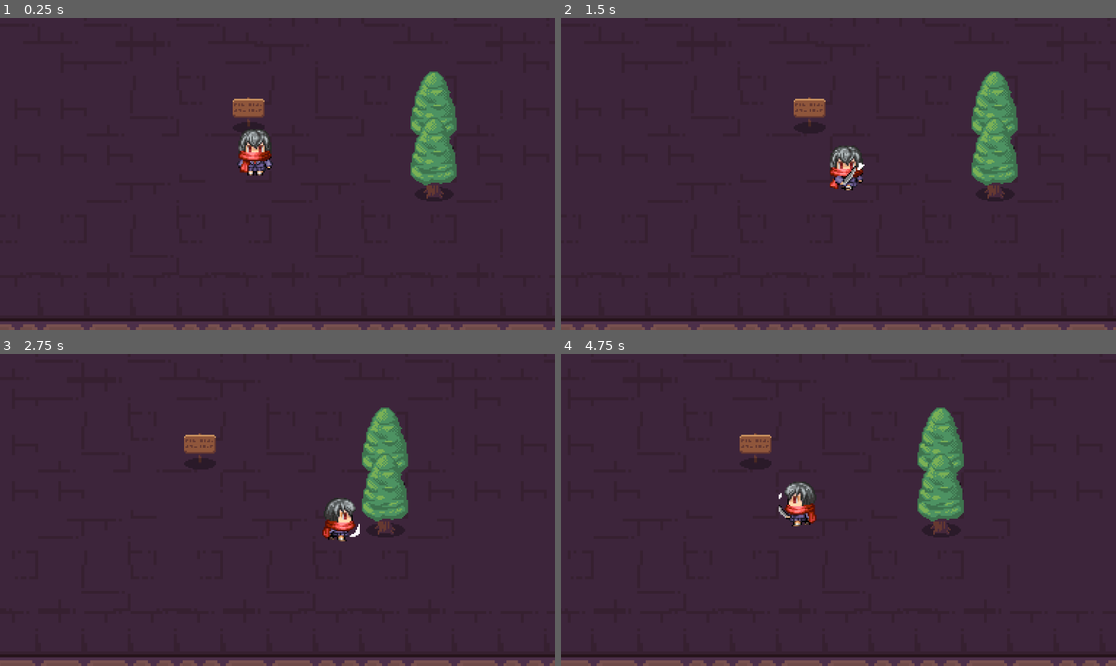
Above: before the commit, frames 1-4 (two rows, left to right).
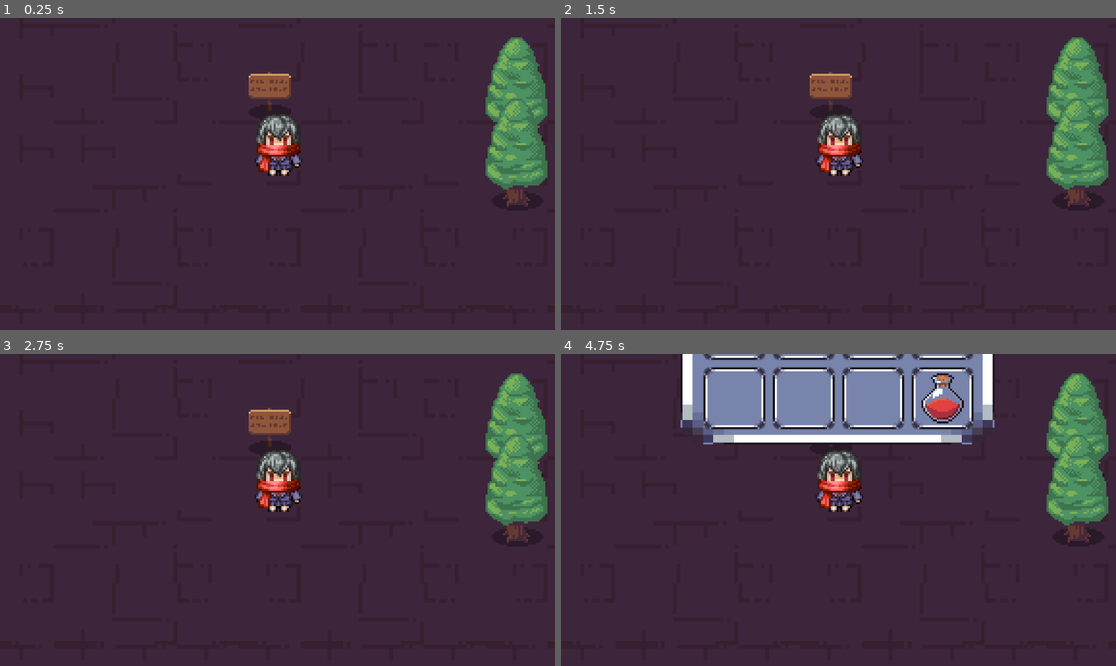
Above: after the commit, the same moments.

Repository: HearTh13/Godot-Project
Game: Godot game, scene res://Scene/Dungeon1.tscn
Two runs of this game, one before a commit and one after it. Both use one fixed random seed, a clock stepped at 60 frames per second and the inputs below.
Inputs:
- Up to frame 1 (0.25 s): no input
- Up to frame 2 (1.5 s): tap Enter at 0.5 s; hold Right (ui_right) 0.53-1.28 s; tap F (Attack, bound only before the commit) at 0.6, 1.35 s; hold Down (ui_down) from 1.28 s (still down)
- Up to frame 3 (2.75 s): release Down (ui_down) at 2.03 s; hold Right (ui_right) from 2.03 s (still down); hold Shift (Run) from 2.03 s (still down); tap F (Attack, bound only before the commit) at 2.3 s
- Up to frame 4 (4.75 s): release Right (ui_right) at 2.78 s; release Shift (Run) at 2.78 s; hold Up (ui_up) 2.78-3.53 s; tap F (Attack, bound only before the commit) at 2.85, 3.6, 4.55 s; hold Left (ui_left) from 3.53 s (still down); tap Q (Inventory, bound only after the commit) at 4.15 s; tap Shift (Run) at 4.35 s

The runs differ from the first frame. In frame 1, 12% of the frame differs, in the area x 0-100%, y 6-100%; in frame 2, 12%; in frame 3, 12%; in frame 4, 26%, in the area x 0-100%, y 0-100%.

Commit message:
Added Inventory but non interactable yet and still have some bugs

Diff:
--- a/Entity/Player.tscn
+++ b/Entity/Player.tscn
@@ -1,8 +1,10 @@
-[gd_scene load_steps=43 format=3 uid="uid://c8pnqpx6je86j"]
+[gd_scene load_steps=45 format=3 uid="uid://c8pnqpx6je86j"]
 
 [ext_resource type="Texture2D" uid="uid://cfubvppbjn5j3" path="res://Assets/Player.png" id="1_lk2m0"]
 [ext_resource type="Script" path="res://Script/Player.gd" id="2_7mqvl"]
+[ext_resource type="Resource" uid="uid://dl0bc30vb40q5" path="res://Inventory/PlayerInventory.tres" id="2_x54qu"]
 [ext_resource type="PackedScene" uid="uid://dstjc70s6j4n5" path="res://Interface/Healthbar.tscn" id="3_m6etg"]
+[ext_resource type="PackedScene" uid="uid://dhs1uj7lj5qci" path="res://Inventory/inv_ui.tscn" id="5_qfo7m"]
 
 [sub_resource type="AtlasTexture" id="AtlasTexture_rmsl6"]
 atlas = ExtResource("1_lk2m0")
@@ -315,6 +317,7 @@
 y_sort_enabled = true
 collision_layer = 3
 script = ExtResource("2_7mqvl")
+inv = ExtResource("2_x54qu")
 
 [node name="AnimatedSprite2D" type="AnimatedSprite2D" parent="."]
 sprite_frames = SubResource("SpriteFrames_bt0ix")
@@ -338,7 +341,7 @@
 wait_time = 0.6
 
 [node name="Dungeon1Camera" type="Camera2D" parent="."]
-zoom = Vector2(3, 3)
+zoom = Vector2(4, 4)
 limit_left = 0
 limit_top = 0
 limit_right = 640
@@ -347,12 +350,8 @@
 drag_horizontal_enabled = true
 drag_vertical_enabled = true
 
-[node name="RegenTime" type="Timer" parent="Dungeon1Camera"]
-wait_time = 5.0
-autostart = true
-
 [node name="Dungeon2Camera" type="Camera2D" parent="."]
-zoom = Vector2(3, 3)
+zoom = Vector2(4, 4)
 limit_left = 0
 limit_top = 0
 limit_right = 640
@@ -362,13 +361,25 @@
 drag_vertical_enabled = true
 
 [node name="Healthbar" parent="." instance=ExtResource("3_m6etg")]
+z_index = 9
 offset_left = -14.0
 offset_top = -37.0
 offset_right = 15.0
 offset_bottom = -35.0
 
+[node name="Inv_UI" parent="." instance=ExtResource("5_qfo7m")]
+z_index = 10
+offset_left = -82.0
+offset_top = -154.0
+offset_right = 81.0
+offset_bottom = -34.0
+
+[node name="RegenTime" type="Timer" parent="."]
+wait_time = 5.0
+autostart = true
+
 [connection signal="body_entered" from="PlayerHitbox" to="." method="_on_player_hitbox_body_entered"]
 [connection signal="body_exited" from="PlayerHitbox" to="." method="_on_player_hitbox_body_exited"]
 [connection signal="timeout" from="DamageCooldown" to="." method="_on_attack_cooldown_timeout"]
 [connection signal="timeout" from="AttackCounter" to="." method="_on_attack_counter_timeout"]
-[connection signal="timeout" from="Dungeon1Camera/RegenTime" to="." method="_on_regen_time_timeout"]
+[connection signal="timeout" from="RegenTime" to="." method="_on_regen_time_timeout"]
--- a/Entity/Slime.tscn
+++ b/Entity/Slime.tscn
@@ -167,8 +167,7 @@
 
 [node name="AnimatedSprite2D" type="AnimatedSprite2D" parent="."]
 sprite_frames = SubResource("SpriteFrames_h0fui")
-animation = &"Idle"
-frame_progress = 0.0097823
+animation = &"Attack"
 offset = Vector2(0, -8)
 
 [node name="DetectionArea" type="Area2D" parent="."]
@@ -191,7 +190,6 @@
 shape = SubResource("CircleShape2D_1fff1")
 
 [node name="DamageCooldown" type="Timer" parent="."]
-wait_time = 0.5
 
 [node name="Healthbar" parent="." instance=ExtResource("3_yrc52")]
 offset_left = -14.0
@@ -199,8 +197,6 @@
 offset_right = 15.0
 offset_bottom = -16.0
 
-[node name="MoveCooldown" type="Timer" parent="."]
-
 [connection signal="body_entered" from="DetectionArea" to="." method="_on_detection_area_body_entered"]
 [connection signal="body_exited" from="DetectionArea" to="." method="_on_detection_area_body_exited"]
 [connection signal="body_entered" from="EnemyHitbox" to="." method="_on_enemy_hitbox_body_entered"]
--- /dev/null
+++ b/Inventory/Inventory.gd
@@ -0,0 +1,4 @@
+extends Resource
+class_name Inv
+
+@export var items: Array[InvItem]
--- /dev/null
+++ b/Inventory/Inventory_Item.gd
@@ -0,0 +1,6 @@
+extends Resource
+
+class_name InvItem
+
+@export var name: String = ""
+@export var texture: Texture2D
--- /dev/null
+++ b/Inventory/Items/Potion.tres
@@ -0,0 +1,9 @@
+[gd_resource type="Resource" script_class="InvItem" load_steps=3 format=3 uid="uid://0dvevxrrrxk3"]
+
+[ext_resource type="Script" path="res://Inventory/Inventory_Item.gd" id="1_5wi0x"]
+[ext_resource type="Texture2D" uid="uid://c3s7pmwcpab3h" path="res://Assets/Potion.png" id="2_7fxhm"]
+
+[resource]
+script = ExtResource("1_5wi0x")
+name = ""
+texture = ExtResource("2_7fxhm")
--- /dev/null
+++ b/Inventory/PlayerInventory.tres
@@ -0,0 +1,8 @@
+[gd_resource type="Resource" script_class="Inv" load_steps=3 format=3 uid="uid://dl0bc30vb40q5"]
+
+[ext_resource type="Resource" uid="uid://0dvevxrrrxk3" path="res://Inventory/Items/Potion.tres" id="1_vsp10"]
+[ext_resource type="Script" path="res://Inventory/Inventory.gd" id="2_42ogj"]
+
+[resource]
+script = ExtResource("2_42ogj")
+items = Array[Resource("res://Inventory/Inventory_Item.gd")]([ExtResource("1_vsp10"), null, null, null, null, ExtResource("1_vsp10"), null, null, null, null, null, ExtResource("1_vsp10")])
--- /dev/null
+++ b/Inventory/inv_ui.tscn
@@ -0,0 +1,78 @@
+[gd_scene load_steps=4 format=3 uid="uid://dhs1uj7lj5qci"]
+
+[ext_resource type="Script" path="res://Script/inv_ui.gd" id="1_ev3x1"]
+[ext_resource type="Texture2D" uid="uid://creoyt5o8yx45" path="res://Assets/Inventory Slot.png" id="2_q4hlv"]
+[ext_resource type="PackedScene" uid="uid://w5j5dj7pchca" path="res://Inventory/inventory_ui_slot.tscn" id="3_r6877"]
+
+[node name="Inv_UI" type="Control"]
+custom_minimum_size = Vector2(163, 120)
+layout_mode = 3
+anchors_preset = 15
+anchor_right = 1.0
+anchor_bottom = 1.0
+offset_right = -989.0
+offset_bottom = -528.0
+grow_horizontal = 2
+grow_vertical = 2
+script = ExtResource("1_ev3x1")
+
+[node name="NinePatchRect" type="NinePatchRect" parent="."]
+layout_mode = 0
+offset_right = 163.0
+offset_bottom = 120.0
+texture = ExtResource("2_q4hlv")
+patch_margin_left = 1
+patch_margin_top = 1
+patch_margin_right = 1
+patch_margin_bottom = 1
+
+[node name="GridContainer" type="GridContainer" parent="NinePatchRect"]
+layout_mode = 1
+anchors_preset = 8
+anchor_left = 0.5
+anchor_top = 0.5
+anchor_right = 0.5
+anchor_bottom = 0.5
+offset_left = -70.0
+offset_top = -52.0
+offset_right = 70.0
+offset_bottom = 52.0
+grow_horizontal = 2
+grow_vertical = 2
+columns = 4
+
+[node name="InventoryUISlot1" parent="NinePatchRect/GridContainer" instance=ExtResource("3_r6877")]
+layout_mode = 2
+
+[node name="InventoryUISlot2" parent="NinePatchRect/GridContainer" instance=ExtResource("3_r6877")]
+layout_mode = 2
+
+[node name="InventoryUISlot3" parent="NinePatchRect/GridContainer" instance=ExtResource("3_r6877")]
+layout_mode = 2
+
+[node name="InventoryUISlot4" parent="NinePatchRect/GridContainer" instance=ExtResource("3_r6877")]
+layout_mode = 2
+
+[node name="InventoryUISlot5" parent="NinePatchRect/GridContainer" instance=ExtResource("3_r6877")]
+layout_mode = 2
+
+[node name="InventoryUISlot6" parent="NinePatchRect/GridContainer" instance=ExtResource("3_r6877")]
+layout_mode = 2
+
+[node name="InventoryUISlot7" parent="NinePatchRect/GridContainer" instance=ExtResource("3_r6877")]
+layout_mode = 2
+
+[node name="InventoryUISlot8" parent="NinePatchRect/GridContainer" instance=ExtResource("3_r6877")]
+layout_mode = 2
+
+[node name="InventoryUISlot9" parent="NinePatchRect/GridContainer" instance=ExtResource("3_r6877")]
+layout_mode = 2
+
+[node name="InventoryUISlot10" parent="NinePatchRect/GridContainer" instance=ExtResource("3_r6877")]
+layout_mode = 2
+
+[node name="InventoryUISlot11" parent="NinePatchRect/GridContainer" instance=ExtResource("3_r6877")]
+layout_mode = 2
+
+[node name="InventoryUISlot12" parent="NinePatchRect/GridContainer" instance=ExtResource("3_r6877")]
+layout_mode = 2
--- /dev/null
+++ b/Inventory/inventory_ui_slot.gd
@@ -0,0 +1,10 @@
+extends Panel
+
+@onready var item_visual: Sprite2D = $CenterContainer/Panel/ItemDisplay
+
+func update(item: InvItem):
+	if !item:
+		item_visual.visible = false
+	else:
+		item_visual.visible = true
+		item_visual.texture = item.texture
--- /dev/null
+++ b/Inventory/inventory_ui_slot.tscn
@@ -0,0 +1,25 @@
+[gd_scene load_steps=3 format=3 uid="uid://w5j5dj7pchca"]
+
+[ext_resource type="Script" path="res://Inventory/inventory_ui_slot.gd" id="1_kq7ns"]
+[ext_resource type="Texture2D" uid="uid://creoyt5o8yx45" path="res://Assets/Inventory Slot.png" id="1_vot8e"]
+
+[node name="InventoryUISlot" type="Panel"]
+custom_minimum_size = Vector2(32, 32)
+offset_right = 32.0
+offset_bottom = 32.0
+script = ExtResource("1_kq7ns")
+
+[node name="Sprite2D" type="Sprite2D" parent="."]
+texture = ExtResource("1_vot8e")
+centered = false
+
+[node name="CenterContainer" type="CenterContainer" parent="."]
+custom_minimum_size = Vector2(32, 32)
+layout_mode = 0
+offset_right = 32.0
+offset_bottom = 32.0
+
+[node name="Panel" type="Panel" parent="CenterContainer"]
+layout_mode = 2
+
+[node name="ItemDisplay" type="Sprite2D" parent="CenterContainer/Panel"]
--- a/Scene/Dungeon1.tscn
+++ b/Scene/Dungeon1.tscn
@@ -836,5 +836,15 @@
 position = Vector2(320, -7)
 shape = SubResource("RectangleShape2D_74iid")
 
+[node name="Dungeon1Camera" type="Camera2D" parent="."]
+zoom = Vector2(4, 4)
+limit_left = 0
+limit_top = 0
+limit_right = 640
+limit_bottom = 310
+position_smoothing_enabled = true
+drag_horizontal_enabled = true
+drag_vertical_enabled = true
+
 [connection signal="body_entered" from="Dungeon2_Transfer" to="." method="_on_dungeon_2_transfer_body_entered"]
 [connection signal="body_exited" from="Dungeon2_Transfer" to="." method="_on_dungeon_2_transfer_body_exited"]
--- a/Scene/Dungeon2.tscn
+++ b/Scene/Dungeon2.tscn
@@ -843,5 +843,15 @@
 [node name="Player" parent="." instance=ExtResource("5_r05gc")]
 position = Vector2(319, 303)
 
+[node name="Dungeon1Camera" type="Camera2D" parent="."]
+zoom = Vector2(4, 4)
+limit_left = 0
+limit_top = 0
+limit_right = 640
+limit_bottom = 310
+position_smoothing_enabled = true
+drag_horizontal_enabled = true
+drag_vertical_enabled = true
+
 [connection signal="body_entered" from="Dungeon1_Transfer" to="." method="_on_dungeon_1_transfer_body_entered"]
 [connection signal="body_exited" from="Dungeon1_Transfer" to="." method="_on_dungeon_1_transfer_body_exited"]
--- a/Script/Dungeon1.gd
+++ b/Script/Dungeon1.gd
@@ -1,7 +1,6 @@
 extends Node2D
 
 func _ready():
-	$Player/Dungeon1Camera.limit_left = 100
 	$Player.position.x = Global.player_enter_posx
 	$Player.position.y = Global.player_enter_posy
 
--- a/Script/Player.gd
+++ b/Script/Player.gd
@@ -1,11 +1,16 @@
 extends CharacterBody2D
+
+@export var inv: Inv
+
+var enemy = null
 
 var enemy_inattack_range = false
 var enemy_attack_cooldown = true
 var max_health = 160
 var health = max_health
 var player_alive = true
-
+var str = 20
+var def = 10
 const speed = 125
 var current_dir = "none"
 
@@ -26,7 +31,7 @@
 
 func player_movement(delta):
 	if !attack_ip:
-		if Input.is_action_pressed("ui_right"):
+		if Input.is_action_pressed("Right"):
 			current_dir = "right"
 			play_anim(1)
 			if Input.is_action_pressed("Run"):
@@ -34,7 +39,7 @@
 			else:
 				velocity.x = speed
 			velocity.y = 0
-		elif Input.is_action_pressed("ui_left"):
+		elif Input.is_action_pressed("Left"):
 			current_dir = "left"
 			play_anim(1)
 			if Input.is_action_pressed("Run"):
@@ -42,7 +47,7 @@
 			else:
 				velocity.x = -speed
 			velocity.y = 0
-		elif Input.is_action_pressed("ui_up"):
+		elif Input.is_action_pressed("Up"):
 			current_dir = "up"
 			play_anim(1)
 			if Input.is_action_pressed("Run"):
@@ -50,7 +55,7 @@
 			else:
 				velocity.y = -speed
 			velocity.x = 0
-		elif Input.is_action_pressed("ui_down"):
+		elif Input.is_action_pressed("Down"):
 			current_dir = "down"
 			play_anim(1)
 			if Input.is_action_pressed("Run"):
@@ -103,17 +108,19 @@
 	pass
 
 func _on_player_hitbox_body_entered(body):
+	enemy = body
 	if body.has_method("enemy"):
 		enemy_inattack_range = true
 
 func _on_player_hitbox_body_exited(body):
+	enemy = null
 	if body.has_method("enemy"):
 		enemy_inattack_range = false
 
 
 func enemy_attack():
 	if enemy_inattack_range and enemy_attack_cooldown:
-		health -= 20
+		health -= enemy.str
 		enemy_attack_cooldown = false
 		$DamageCooldown.start()
 		print(health)
@@ -127,7 +134,7 @@
 	var anim = $AnimatedSprite2D
 	var counter = $AttackCounter
 
-	if Input.is_action_just_pressed("Attack"):
+	if Input.is_action_just_pressed("Attack-OK"):
 		Global.player_current_attack = true
 		attack_ip = true
 		if dir == "right":
--- a/Script/Slime.gd
+++ b/Script/Slime.gd
@@ -1,30 +1,59 @@
 extends CharacterBody2D
 
-var speed = 45
-var player_chase = false
 var player = null
 
-var health = 100
+var max_health = 100
+var health = max_health
+var speed = 45
+var str = 20
+var def = 2
+
+var player_chase = false
 var player_inattack_zone = false
-
 var take_damage = false
 
 func _physics_process(delta):
 	deal_with_damage()
 	update_health()
 
-	if player_chase:
-		position += (player.position - position)/speed
+	if !take_damage:
+		if player_chase:
+			position += (player.position - position)/speed
 
-		$AnimatedSprite2D.play("Walk")
+			$AnimatedSprite2D.play("Walk")
 
-		if(player.position.x - position.x):
-			$AnimatedSprite2D.flip_h = true
+			if(player.position.x - position.x):
+				$AnimatedSprite2D.flip_h = true
+			else:
+				$AnimatedSprite2D.flip_h = false
+
 		else:
-			$AnimatedSprite2D.flip_h = false
+			var rng = RandomNumberGenerator.new()
+			var my_random_number = rng.randi_range(0, 4)
+			if my_random_number == 0:
+				$AnimatedSprite2D.play("Walk")
+				$AnimatedSprite2D.flip_h = false
+				position.x -= (speed-100)/speed
+			elif my_random_number == 1:
+				$AnimatedSprite2D.play("Walk")
+				$AnimatedSprite2D.flip_h = true
+				position.x += (speed-100)/speed
+			elif my_random_number == 2:
+				$AnimatedSprite2D.play("Walk")
+				$AnimatedSprite2D.flip_h = false
+				position.y += (speed-100)/speed
+			elif my_random_number == 3:
+				$AnimatedSprite2D.play("Walk")
+				$AnimatedSprite2D.flip_h = false
+				position.y -= (speed-100)/speed
+			else:
+				$AnimatedSprite2D.play("Idle")
+				$AnimatedSprite2D.flip_h = false
+				position.x = 0
+				position.y = 0
+	else:
+		$AnimatedSprite2D.play("Dead")
 
-	else:
-		$AnimatedSprite2D.play("Idle")
 
 
 func _on_detection_area_body_entered(body):
@@ -51,7 +80,7 @@
 func deal_with_damage():
 	if player_inattack_zone and Global.player_current_attack:
 		if !take_damage:
-			health -= 20
+			health -= player.str
 			$DamageCooldown.start()
 			take_damage = true
 			print("slime health = ", health)
@@ -68,7 +97,7 @@
 	healthbar.value = health
 	damagebar.value = health
 
-	if health >= 100:
+	if health >= max_health:
 		healthbar.visible = false
 	else:
 		healthbar.visible = true
--- /dev/null
+++ b/Script/inv_ui.gd
@@ -0,0 +1,29 @@
+extends Control
+
+@onready var inv: Inv = preload("res://Inventory/PlayerInventory.tres")
+@onready var slots: Array = $NinePatchRect/GridContainer.get_children()
+
+var is_open = false
+
+func _ready():
+	update_slots()
+	close()
+
+func update_slots():
+	for i in range(min(inv.items.size(), slots.size())):
+		slots[i].update(inv.items[i])
+
+func _process(delta):
+	if Input.is_action_just_pressed("Inventory"):
+		if is_open:
+			close()
+		else:
+			open()
+
+func close():
+	visible = false
+	is_open = false
+
+func open():
+	visible = true
+	is_open = true
--- a/project.godot
+++ b/project.godot
@@ -19,12 +19,18 @@
 
 Global="*res://Script/Global.gd"
 
+[display]
+
+window/size/mode=3
+window/size/resizable=false
+
 [input]
 
-Attack={
+Attack-OK={
 "deadzone": 0.5,
 "events": [Object(InputEventKey,"resource_local_to_scene":false,"resource_name":"","device":-1,"window_id":0,"alt_pressed":false,"shift_pressed":false,"ctrl_pressed":false,"meta_pressed":false,"pressed":false,"keycode":0,"physical_keycode":70,"key_label":0,"unicode":102,"echo":false,"script":null)
 , Object(InputEventKey,"resource_local_to_scene":false,"resource_name":"","device":-1,"window_id":0,"alt_pressed":false,"shift_pressed":false,"ctrl_pressed":false,"meta_pressed":false,"pressed":false,"keycode":0,"physical_keycode":32,"key_label":0,"unicode":32,"echo":false,"script":null)
+, Object(InputEventKey,"resource_local_to_scene":false,"resource_name":"","device":-1,"window_id":0,"alt_pressed":false,"shift_pressed":false,"ctrl_pressed":false,"meta_pressed":false,"pressed":false,"keycode":0,"physical_keycode":4194309,"key_label":0,"unicode":0,"echo":false,"script":null)
 ]
 }
 Run={
@@ -32,6 +38,41 @@
 "events": [Object(InputEventKey,"resource_local_to_scene":false,"resource_name":"","device":-1,"window_id":0,"alt_press …(182 unchanged characters)…
 ]
 }
+Up={
+"deadzone": 0.5,
+"events": [Object(InputEventKey,"resource_local_to_scene":false,"resource_name":"","device":-1,"window_id":0,"alt_pressed":false,"shift_pressed":false,"ctrl_pressed":false,"meta_pressed":false,"pressed":false,"keycode":0,"physical_keycode":4194320,"key_label":0,"unicode":0,"echo":false,"script":null)
+, Object(InputEventKey,"resource_local_to_scene":false,"resource_name":"","device":-1,"window_id":0,"alt_pressed":false,"shift_pressed":false,"ctrl_pressed":false,"meta_pressed":false,"pressed":false,"keycode":0,"physical_keycode":87,"key_label":0,"unicode":119,"echo":false,"script":null)
+]
+}
+Down={
+"deadzone": 0.5,
+"events": [Object(InputEventKey,"resource_local_to_scene":false,"resource_name":"","device":-1,"window_id":0,"alt_pressed":false,"shift_pressed":false,"ctrl_pressed":false,"meta_pressed":false,"pressed":false,"keycode":0,"physical_keycode":4194322,"key_label":0,"unicode":0,"echo":false,"script":null)
+, Object(InputEventKey,"resource_local_to_scene":false,"resource_name":"","device":-1,"window_id":0,"alt_pressed":false,"shift_pressed":false,"ctrl_pressed":false,"meta_pressed":false,"pressed":false,"keycode":0,"physical_keycode":83,"key_label":0,"unicode":115,"echo":false,"script":null)
+]
+}
+Left={
+"deadzone": 0.5,
+"events": [Object(InputEventKey,"resource_local_to_scene":false,"resource_name":"","device":-1,"window_id":0,"alt_pressed":false,"shift_pressed":false,"ctrl_pressed":false,"meta_pressed":false,"pressed":false,"keycode":0,"physical_keycode":4194319,"key_label":0,"unicode":0,"echo":false,"script":null)
+, Object(InputEventKey,"resource_local_to_scene":false,"resource_name":"","device":-1,"window_id":0,"alt_pressed":false,"shift_pressed":false,"ctrl_pressed":false,"meta_pressed":false,"pressed":false,"keycode":65,"physical_keycode":65,"key_label":65,"unicode":97,"echo":false,"script":null)
+]
+}
+Right={
+"deadzone": 0.5,
+"events": [Object(InputEventKey,"resource_local_to_scene":false,"resource_name":"","device":-1,"window_id":0,"alt_pressed":false,"shift_pressed":false,"ctrl_pressed":false,"meta_pressed":false,"pressed":false,"keycode":0,"physical_keycode":4194321,"key_label":0,"unicode":0,"echo":false,"script":null)
+, Object(InputEventKey,"resource_local_to_scene":false,"resource_name":"","device":-1,"window_id":0,"alt_pressed":false,"shift_pressed":false,"ctrl_pressed":false,"meta_pressed":false,"pressed":false,"keycode":0,"physical_keycode":68,"key_label":0,"unicode":100,"echo":false,"script":null)
+]
+}
+Cancel={
+"deadzone": 0.5,
+"events": [Object(InputEventKey,"resource_local_to_scene":false,"resource_name":"","device":-1,"window_id":0,"alt_pressed":false,"shift_pressed":false,"ctrl_pressed":false,"meta_pressed":false,"pressed":false,"keycode":0,"physical_keycode":4194305,"key_label":0,"unicode":0,"echo":false,"script":null)
+, Object(InputEventKey,"resource_local_to_scene":false,"resource_name":"","device":-1,"window_id":0,"alt_pressed":false,"shift_pressed":false,"ctrl_pressed":false,"meta_pressed":false,"pressed":false,"keycode":0,"physical_keycode":4194308,"key_label":0,"unicode":0,"echo":false,"script":null)
+]
+}
+Inventory={
+"deadzone": 0.5,
+"events": [Object(InputEventKey,"resource_local_to_scene":false,"resource_name":"","device":-1,"window_id":0,"alt_pressed":false,"shift_pressed":false,"ctrl_pressed":false,"meta_pressed":false,"pressed":false,"keycode":0,"physical_keycode":81,"key_label":0,"unicode":113,"echo":false,"script":null)
+]
+}
 
 [rendering]
 
Binary file added: Assets/BG 7.png
Not shown, added: Assets/BG 7.png.import
Binary file added: Assets/Inventory Slot.png
Not shown, added: Assets/Inventory Slot.png.import
Binary file added: Assets/Potion.png
Not shown, added: Assets/Potion.png.import
